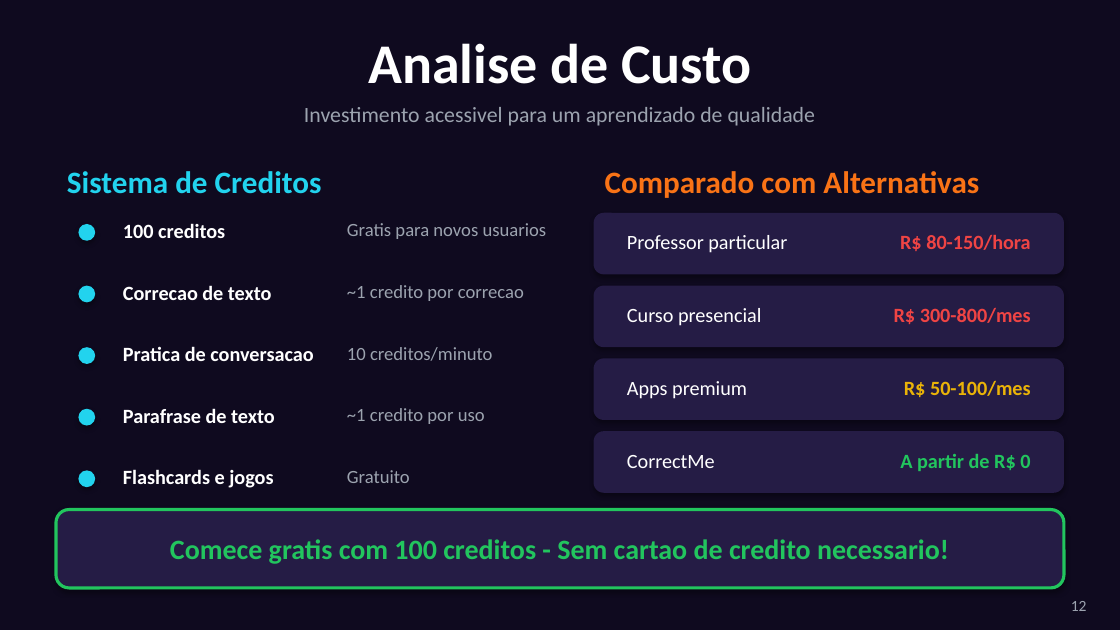
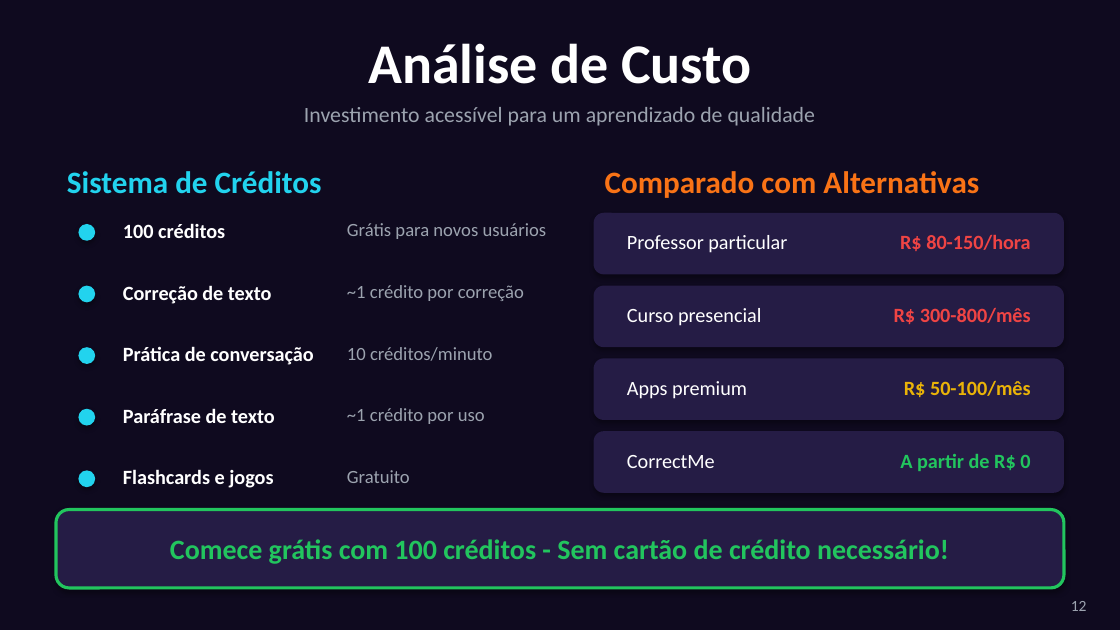
Before and after one commit to ImmoNeural/Correctmemycleverbot, a slide deck: slide 12 of CorrectMe_Apresentacao.pptx. Drawn at 1120x630 pixels with LibreOffice and Linux fonts; fonts in the diff are those of the drawing. Boxes give left, top, right and bottom in pixels: in the first picture for what was removed or moved away, otherwise in the second. Text is boxed around its words. In the diff, an @@ line names an element or a change of style, - is before the commit and + after.

```diff
--- a/CorrectMe_Apresentacao.pptx
+++ b/CorrectMe_Apresentacao.pptx
@@ text at [368, 43, 751, 84]: text changed @@
-Analise de Custo
+Análise de Custo
@@ text at [67, 171, 322, 194]: text changed @@
-Sistema de Creditos
+Sistema de Créditos
@@ text at [123, 223, 225, 238]: text changed @@
-100 creditos
+100 créditos
@@ text at [347, 223, 547, 239]: text changed @@
-Gratis para novos usuarios
+Grátis para novos usuários
@@ text at [123, 285, 272, 304]: text changed @@
-Correcao de texto
+Correção de texto
@@ text at [347, 285, 524, 301]: text changed @@
-~1 credito por correcao
+~1 crédito por correção
@@ text at [894, 308, 1031, 324]: text changed @@
-R$ 300-800/mes
+R$ 300-800/mês
@@ text at [123, 346, 313, 365]: text changed @@
-Pratica de conversacao
+Prática de conversação
@@ text at [347, 347, 492, 361]: text changed @@
-10 creditos/minuto
+10 créditos/minuto
@@ text at [904, 381, 1031, 397]: text changed @@
-R$ 50-100/mes
+R$ 50-100/mês
@@ text at [123, 408, 275, 423]: text changed @@
-Parafrase de texto
+Paráfrase de texto
@@ text at [347, 408, 485, 424]: text changed @@
-~1 credito por uso
+~1 crédito por uso
@@ text at [170, 539, 949, 564]: text changed @@
-Comece gratis com 100 creditos - Sem cartao de credito necessario!
+Comece grátis com 100 créditos - Sem cartão de crédito necessário!
```
Also in this commit, not shown: 14 other slides changed, 1 other file.
